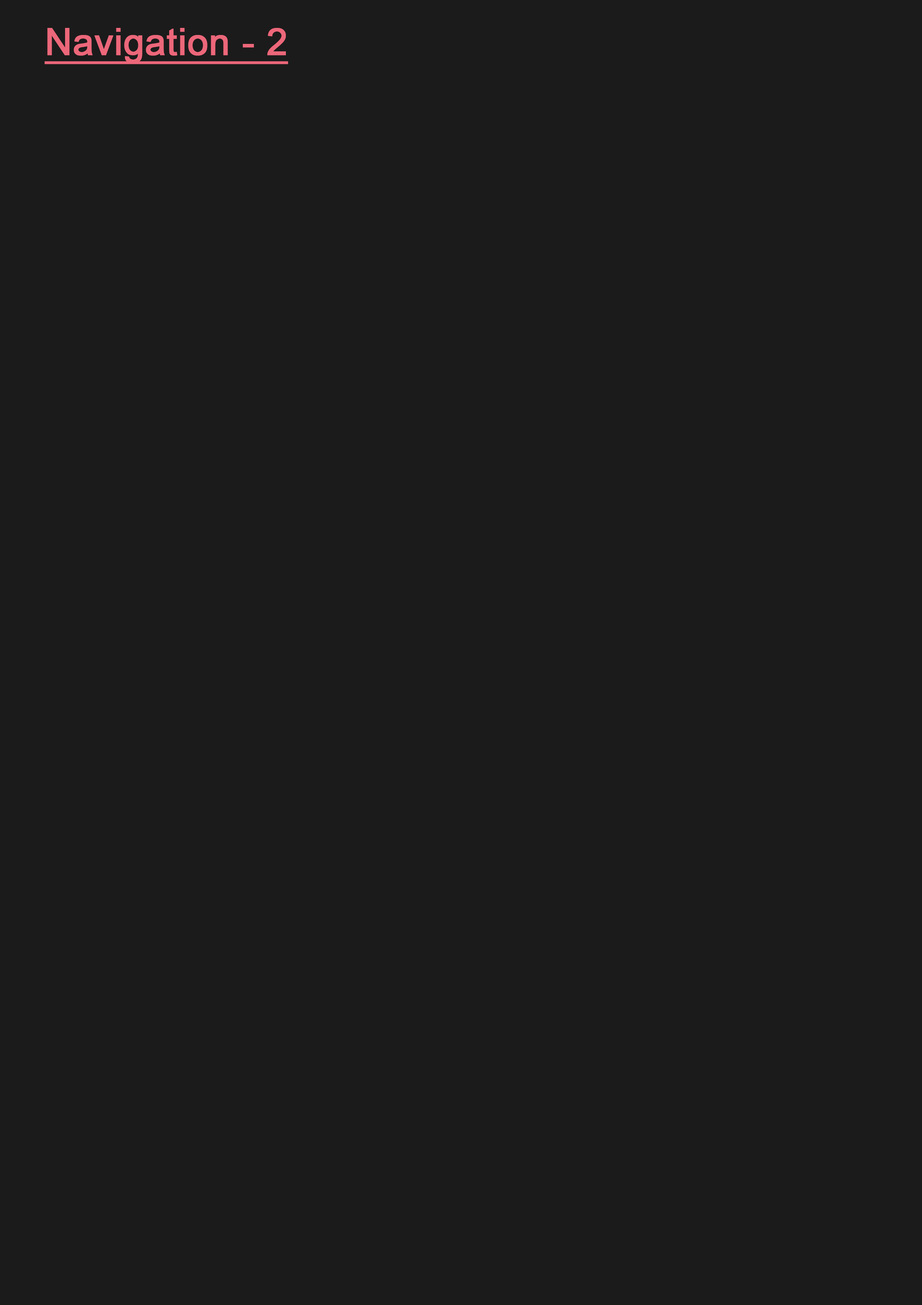
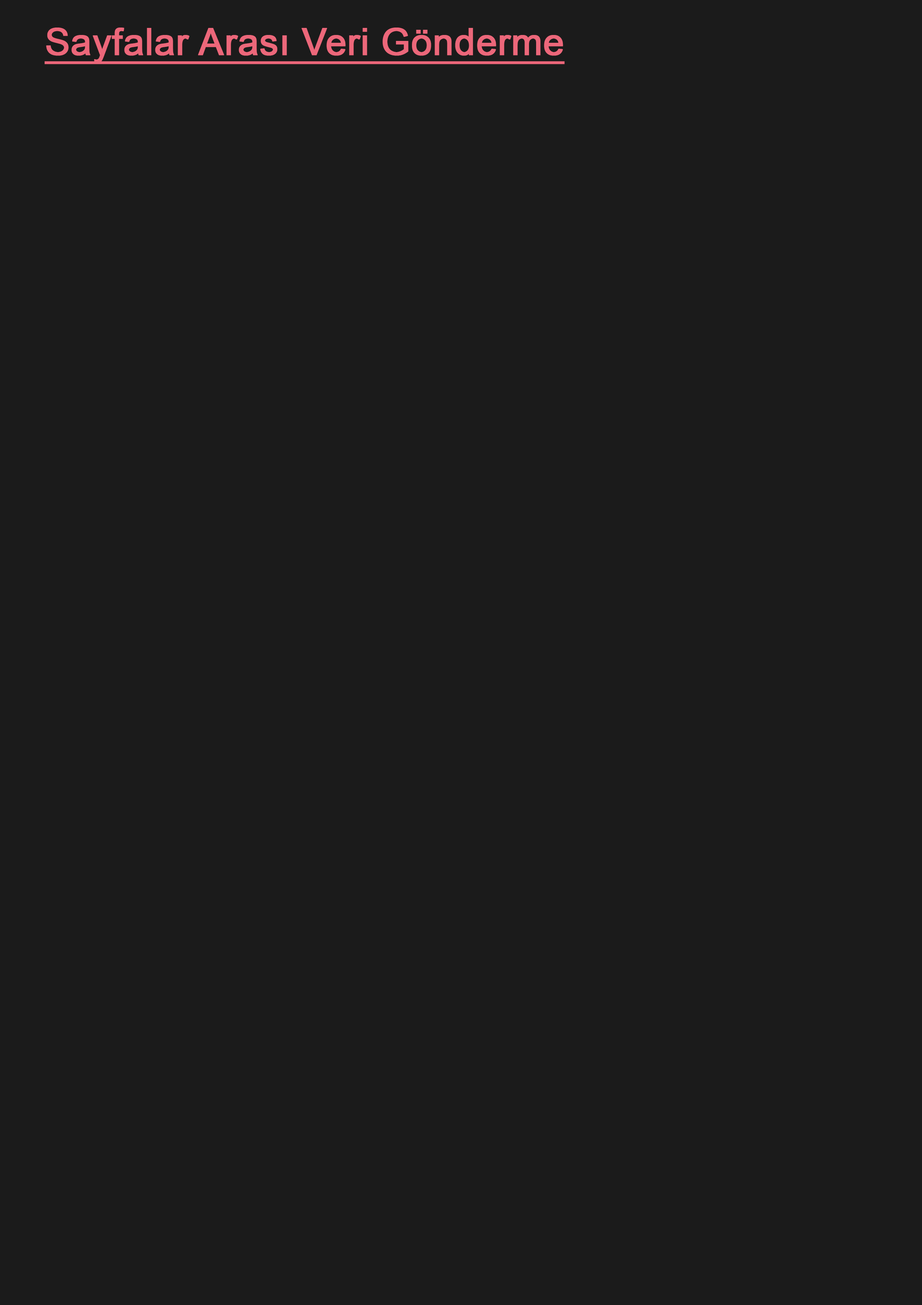
The second w=922, h=1305 image is a revision of the first. Changes to its layers:
renamed "Navigation - 2" to "Sayfalar Arası Veri Gönderme", painted on it over [46, 27, 565, 65]
